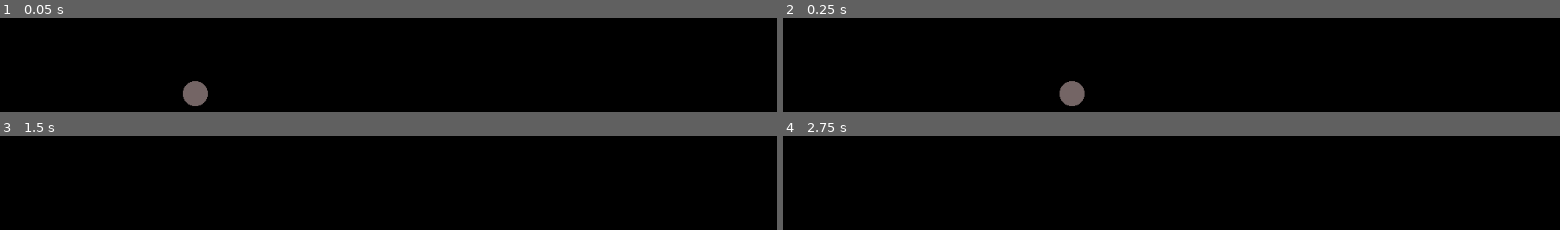
Above: before the commit, frames 1-4 (two rows, left to right).
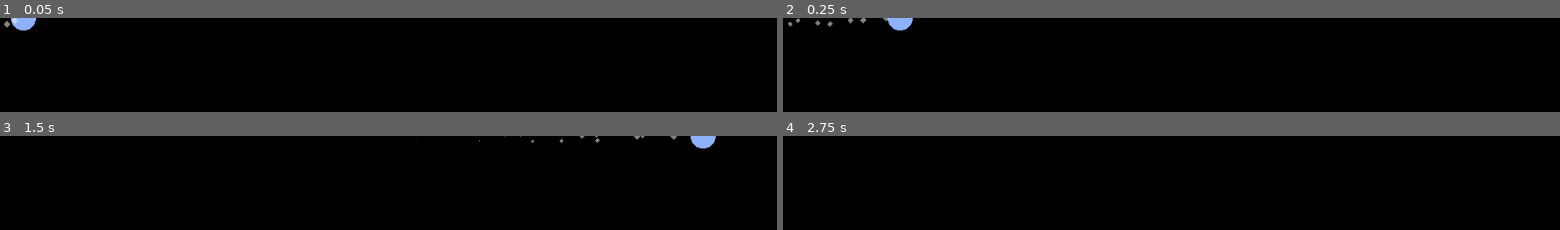
Above: after the commit, the same moments.

Repository: notapixelstudio/starship-olympics
Game: Godot game, scene res://Bomb.tscn
Same seed, same stepped clock (60 frames per second), same inputs: the game is played once before the commit and once after it. This scene is started directly instead of the project's main scene.
Inputs:
- Up to frame 1 (0.05 s): no input
- Up to frame 2 (0.25 s): no input
- Up to frame 3 (1.5 s): hold Backspace (continue) 0.53-1.28 s; tap Backspace (continue) at 1.35 s
- Up to frame 4 (2.75 s): tap Enter at 2 s; hold Backspace (continue) from 2.03 s (still down)

The runs differ from the first frame. In frame 1, 1.1% of the frame differs, in the area x 0-27%, y 0-94%; in frame 2, 1.2%, in the area x 0-39%, y 0-94%; in frame 3, 0.5%; in frame 4, nothing differs.

Commit message:
Bugfix for spurious explosions. Dash + fire removed, now they are separate actions.

Diff:
--- a/Bomb.gd
+++ b/Bomb.gd
@@ -15,6 +15,7 @@
 func _physics_process(delta):
 	var collision = move_and_collide(velocity)
 	if collision != null:
+		print(collision.collider.name)
 		detonate()
 
 	# remove bomb if far outside the screen
--- a/Bomb.tscn
+++ b/Bomb.tscn
@@ -8,14 +8,68 @@
 custom_solver_bias = 0.0
 radius = 16.0
 
+[sub_resource type="Curve" id=2]
+
+min_value = 0.0
+max_value = 1.0
+bake_resolution = 100
+_data = [ Vector2( 0, 1 ), 0.0, 0.0, 0, 0, Vector2( 0.738922, 0 ), 0.0, 0.0, 0, 0, Vector2( 0.985838, 0 ), 0.0, 0.0, 0, 0 ]
+
+[sub_resource type="CurveTexture" id=3]
+
+flags = 4
+width = 2048
+curve = SubResource( 2 )
+
+[sub_resource type="ParticlesMaterial" id=4]
+
+render_priority = 0
+trail_divisor = 1
+emission_shape = 1
+emission_sphere_radius = 8.0
+flag_align_y = false
+flag_rotate_y = false
+flag_disable_z = true
+spread = 45.0
+flatness = 0.0
+gravity = Vector3( 0, 0, 0 )
+initial_velocity = 1.0
+initial_velocity_random = 0.0
+angular_velocity = 0.0
+angular_velocity_random = 0.0
+orbit_velocity = 0.0
+orbit_velocity_random = 0.0
+linear_accel = 0.0
+linear_accel_random = 0.0
+radial_accel = 0.0
+radial_accel_random = 0.0
+tangential_accel = 0.0
+tangential_accel_random = 0.0
+damping = 0.0
+damping_random = 0.0
+angle = 45.0
+angle_random = 0.0
+scale = 6.0
+scale_random = 0.0
+scale_curve = SubResource( 3 )
+color = Color( 1, 1, 1, 0.51498 )
+hue_variation = 0.0
+hue_variation_random = 0.0
+anim_speed = 0.0
+anim_speed_random = 0.0
+anim_offset = 0.0
+anim_offset_random = 0.0
+anim_loop = false
+_sections_unfolded = [ "Color", "Emission Shape", "Scale" ]
+
 [node name="Bomb" type="KinematicBody2D"]
 
-position = Vector2( 220, 96.9999 )
 input_pickable = false
 collision_layer = 1
 collision_mask = 1
 collision/safe_margin = 0.08
 script = ExtResource( 1 )
+_sections_unfolded = [ "Transform" ]
 __meta__ = {
 "_edit_group_": true
 }
@@ -28,4 +82,26 @@
 [node name="Circle" parent="." index="1" instance=ExtResource( 2 )]
 
 radius = 16
-color = Color( 0.457031, 0.396831, 0.396831, 1 )
+color = Color( 0.557901, 0.69484, 0.988281, 1 )
+
+[node name="Particles2D" type="Particles2D" parent="." index="2"]
+
+emitting = true
+amount = 32
+lifetime = 1.0
+one_shot = false
+preprocess = 0.0
+speed_scale = 1.0
+explosiveness = 0.0
+randomness = 0.0
+fixed_fps = 0
+fract_delta = true
+visibility_rect = Rect2( -100, -100, 200, 200 )
+local_coords = false
+draw_order = 0
+process_material = SubResource( 4 )
+texture = null
+normal_map = null
+h_frames = 1
+v_frames = 1
+_sections_unfolded = [ "Drawing", "Process Material" ]
--- a/Ship.gd
+++ b/Ship.gd
@@ -35,8 +35,11 @@
 		steer(ROTATION_SPEED)
 
 	# dash
-	if Input.is_action_just_pressed(player+'_act'):
+	if Input.is_action_just_pressed(player+'_dash'):
 		speed_multiplier = 3
+
+	# fire
+	if Input.is_action_just_pressed(player+'_fire'):
 		fire()
 
 	var collision = move_and_collide(velocity * speed_multiplier)
@@ -68,6 +71,6 @@
 # Fire a bomb
 func fire():
 	var bomb = Bomb.instance()
+	bomb.velocity = velocity*(-1)
+	bomb.position = position + bomb.velocity*6 # this moves the bomb away from the ship
 	get_node('/root/Arena/Battlefield').add_child(bomb)
-	bomb.velocity = velocity*(-1)
-	bomb.position = position + bomb.velocity*3 # this moves the bomb away from the ship
--- a/Ship.tscn
+++ b/Ship.tscn
@@ -74,7 +74,6 @@
 
 [node name="Ship" type="KinematicBody2D" index="0"]
 
-position = Vector2( 109.693, 210.2 )
 input_pickable = false
 collision_layer = 1
 collision_mask = 1
--- a/project.godot
+++ b/project.godot
@@ -25,15 +25,19 @@
  ]
 p1_right=[ Object(InputEventKey,"resource_local_to_scene":false,"resource_name":"","device":0,"alt":false,"shift":false,"control":false,"meta":false,"command":false,"pressed":false,"scancode":16777233,"unicode":0,"echo":false,"script":null)
  ]
-p1_act=[ Object(InputEventKey,"resource_local_to_scene":false,"resource_name":"","device":0,"alt":false,"shift":false,"control":false,"meta":false,"command":false,"pressed":false,"scancode":44,"unicode":0,"echo":false,"script":null)
+p1_fire=[ Object(InputEventKey,"resource_local_to_scene":false,"resource_name":"","device":0,"alt":false,"shift":false,"control":false,"meta":false,"command":false,"pressed":false,"scancode":44,"unicode":0,"echo":false,"script":null)
  ]
 p2_left=[ Object(InputEventKey,"resource_local_to_scene":false,"resource_name":"","device":0,"alt":false,"shift":false,"control":false,"meta":false,"command":false,"pressed":false,"scancode":65,"unicode":0,"echo":false,"script":null)
  ]
 p2_right=[ Object(InputEventKey,"resource_local_to_scene":false,"resource_name":"","device":0,"alt":false,"shift":false,"control":false,"meta":false,"command":false,"pressed":false,"scancode":68,"unicode":0,"echo":false,"script":null)
  ]
-p2_act=[ Object(InputEventKey,"resource_local_to_scene":false,"resource_name":"","device":0,"alt":false,"shift":false,"control":false,"meta":false,"command":false,"pressed":false,"scancode":92,"unicode":0,"echo":false,"script":null)
+p2_fire=[ Object(InputEventKey,"resource_local_to_scene":false,"resource_name":"","device":0,"alt":false,"shift":false,"control":false,"meta":false,"command":false,"pressed":false,"scancode":92,"unicode":0,"echo":false,"script":null)
  ]
 continue=[ Object(InputEventKey,"resource_local_to_scene":false,"resource_name":"","device":0,"alt":false,"shift":false,"control":false,"meta":false,"command":false,"pressed":false,"scancode":16777220,"unicode":0,"echo":false,"script":null)
+ ]
+p1_dash=[ Object(InputEventKey,"resource_local_to_scene":false,"resource_name":"","device":0,"alt":false,"shift":false,"control":false,"meta":false,"command":false,"pressed":false,"scancode":16777232,"unicode":0,"echo":false,"script":null)
+ ]
+p2_dash=[ Object(InputEventKey,"resource_local_to_scene":false,"resource_name":"","device":0,"alt":false,"shift":false,"control":false,"meta":false,"command":false,"pressed":false,"scancode":87,"unicode":0,"echo":false,"script":null)
  ]
 
 [rendering]
Not shown: 1 places in Bomb.tscn that only renumber resources
